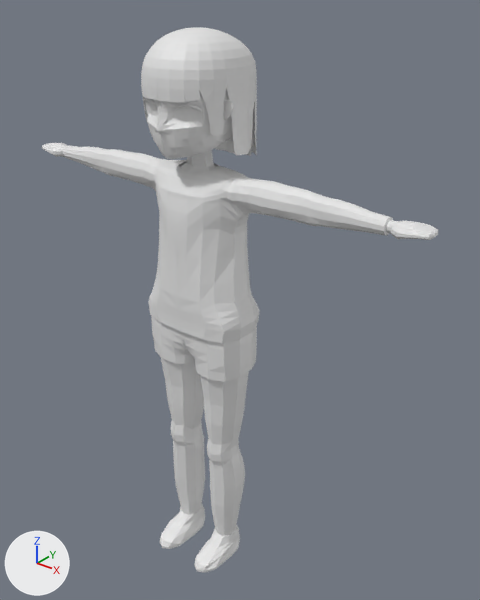
What one commit did to the Blender file art/player.blend.
One viewpoint serves both versions: a camera (50 mm lens) standing at (7.94, -8.79, 11.83) and looking at (0.42, 0.61, 6.01). The lights are fixed; the arrows at lower left show +X, +Y and +Z.

In view in the first picture: 'body', 'hair', 'skull'.
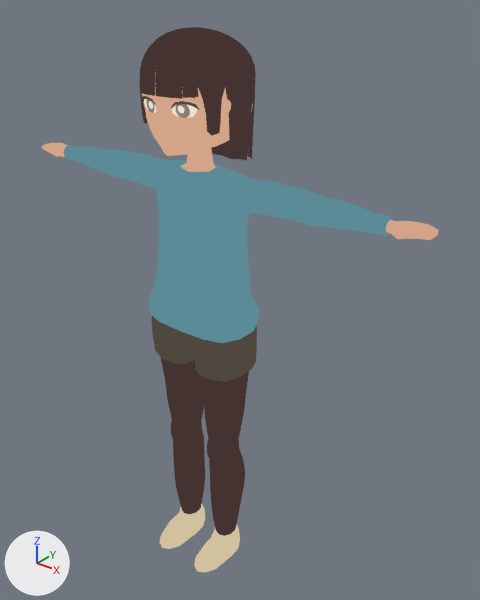
Changed parts and their boxes (x1, y1, x2, y2) in the pictures (480 x 600 px; the box of a moved part takes in the faces that stretch with it):
'body', recoloured, surface changed: (42, 143, 438, 573) in both
'hair', recoloured, surface changed, moved, turned (grey to brown): before (141, 27, 257, 156); after (139, 27, 256, 160)
'skull', reshaped, moved, turned: before (144, 89, 255, 159); after (142, 72, 253, 156)
part 1 of me_cube_002, moved or reshaped: before (144, 97, 233, 159); after (142, 94, 231, 156)
part 2 of me_cube_002, recoloured: before (157, 89, 255, 109); after (150, 72, 253, 111)

Edits to the bpy script that builds the scene:
```text
Add img_player_png:
    img_player_png = load_image('player.png', 'player.png', 512, 512, 'sRGB')
Add mat_player:
    mat_player = emission_material('player')
    mat_player.texture = img_player_png
Change me_cube_002:
    used by ob_skull; location = (0.0, 0.07, 9.96)
    remove me_cube_002.from_pydata(...)  # 371 vertices, 376 faces; spans x -0.01..0.93, y -1.11..0.91, z -0.91..1.06
    add me_cube_002.from_pydata(...)  # 421 vertices, 416 faces; spans x -0.02..0.92, y -1.04..0.91, z -0.91..1.06
    me_cube_002 part 1
    3 vertices are removed from x 0.19..0.28, y -0.9..-0.88, z -0.08..-0.03
    13 faces are deleted
    55 vertices in x -0.01..0.9, y -0.89..0.19, z -0.87..0.04 move by (-0.01, 0.0, 0.0)
    20 vertices in x 0.34..0.85, y -0.76..0.0, z -0.79..-0.03 move by (-0.02, 0.0, 0.0)
    16 vertices in x 0.18..0.51, y -0.9..-0.81, z -0.08..0.04 move by (-0.01, 0.01, 0.0)
    12 vertices in x 0.17..0.23, y -0.9..-0.87, z -0.12..-0.03 move by (-0.01, 0.02, 0.0)
    5 vertices in x 0.59..0.69, y -0.73..-0.16, z -0.66..-0.16 move by (-0.03, 0.0, 0.0)
    4 vertices in x 0.1..0.21, y -0.95..-0.83, z -0.87..-0.66 move by (-0.04, 0.1, 0.0)
    87 vertices move from x -0.01..0.89, y -1.11..0.1, z -0.91..0.03 to x 0.0..0.89, y -1.04..0.1, z -0.91..0.03
    3 vertices are added at (0.27, -0.86, -0.03), (0.21, -0.85, -0.04), (0.17, -0.86, -0.08)
    13 new faces join them
    me_cube_002 part 2: 363 faces spanning x -0.02..0.92, y -1.04..0.91, z -0.91..1.06 switch from no material to mat_player (picture img_player_png)
Change me_cube_009:
    used by ob_body; location = (0.0, 0.0, 0.0)
    remove me_cube_009.from_pydata(...)  # 813 vertices, 768 faces; spans x -0.03..4.51, y -1.06..0.76, z 0.0..9.11
    add me_cube_009.from_pydata(...)  # 813 vertices, 768 faces; spans x -0.01..4.51, y -1.06..0.76, z 0.0..9.11
    me_cube_009 part 3: texture (UV) coordinates of 768 of 768 faces, centred in x 0.0..4.51, y -1.02..0.75, z 0.0..8.97, changed; they spanned u 0.0..1.0, v 0.5..1.0 and now span u 0.02..0.26, v 0.98..0.99
    add me_cube_009.materials.append(mat_player)  # picture img_player_png
Change me_sphere:
    where me_sphere.from_pydata(...)  # 183 vertices, 156 faces; spans x 0.0..0.85, y -0.99..1.02, z -2.2..0.09
    used by ob_hair; location = (0.0, 0.0, 11.0)
    me_sphere part 4: texture (UV) coordinates of 156 of 156 faces, centred in x 0.01..0.84, y -0.97..1.01, z -2.09..0.08, changed; they spanned u 0.25..0.75, v 0.5..1.0 and now span u 0.05..0.05, v 0.98..0.98
    add me_sphere.materials.append(mat_player)  # picture img_player_png
Change ob_skull:
    ob_skull.location: (0.0, 0.07, 9.96) -> (0.0, 0.02, 9.96)
    ob_skull.rotation_euler: (0.0, 0.0, 0.0) -> (-0.0707, 0.0, 0.0)  # degrees (0, 0, 0) -> degrees (-4.1, 0, 0)
Change ob_hair:
    ob_hair.location: (0.0, 0.0, 11.0) -> (0.0, 0.02, 11.0)
    ob_hair.rotation_euler: (0.0, 0.0, 0.0) -> (-0.0707, 0.0, 0.0)  # degrees (0, 0, 0) -> degrees (-4.1, 0, 0)
```
